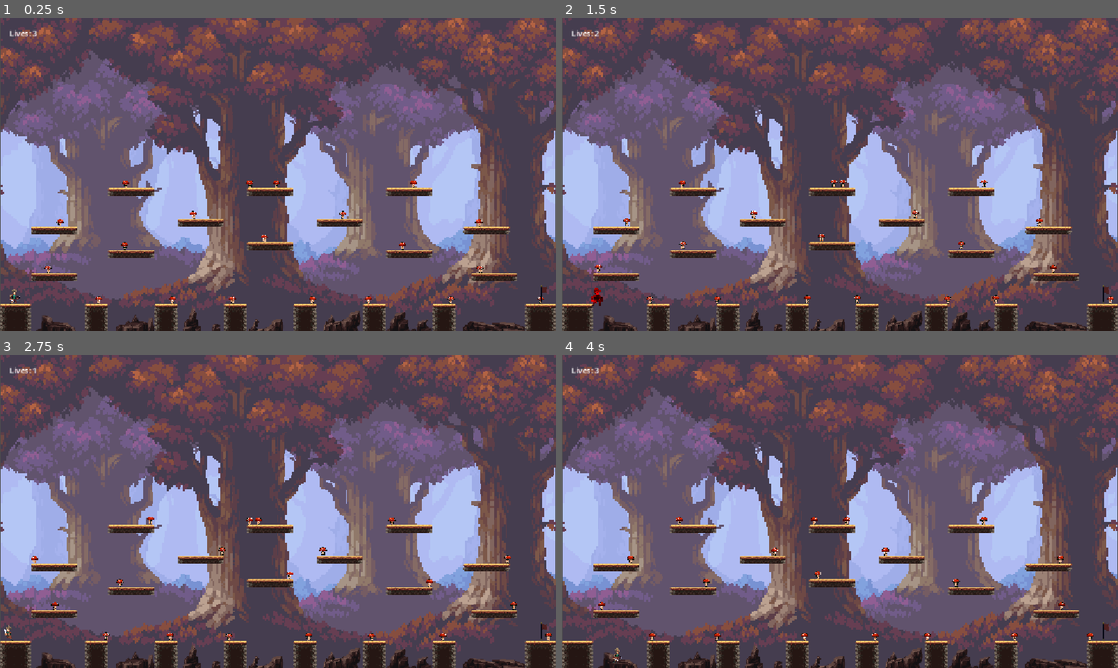
Above: before the commit, frames 1-4 (two rows, left to right).
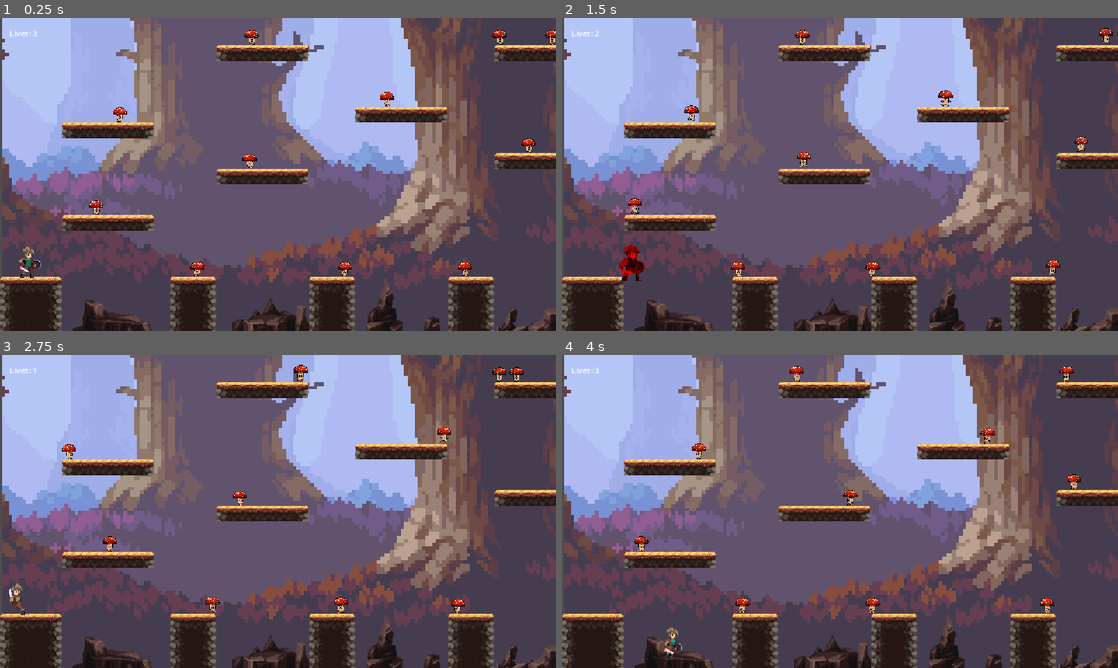
Above: after the commit, the same moments.

Repository: aidanrohm/Aidan-Rohm-Lab-IVGD
Game: Godot game, scene res://scenes/main.tscn
Same seed, same stepped clock (60 frames per second), same inputs: the game is played once before the commit and once after it.
Inputs:
- Up to frame 1 (0.25 s): no input
- Up to frame 2 (1.5 s): hold Right (ui_right) from 0.53 s (still down); tap Up (ui_up) at 0.77 s
- Up to frame 3 (2.75 s): tap Up (ui_up) at 1.52 s; release Right (ui_right) at 2.03 s; hold Left (ui_left) from 2.03 s (still down)
- Up to frame 4 (4 s): release Left (ui_left) at 2.78 s; hold Right (ui_right) from 2.78 s (still down); tap Up (ui_up) at 3.02, 3.77 s

The runs differ from the first frame. In frame 1, 83% of the frame differs, in the area x 0-100%, y 0-100%; in frame 2, 83%; in frame 3, 83%; in frame 4, 84%.

Commit message:
Camera functionality

Diff:
--- a/lab-3/scenes/main.tscn
+++ b/lab-3/scenes/main.tscn
@@ -2752,30 +2752,6 @@
 text = "Lives: 3
 "
 
-[node name="KillBox" type="Area2D" parent="."]
-script = ExtResource("7_tipki")
-respawn_point = NodePath("../RespawnPoint")
-
-[node name="CollisionShape2D" type="CollisionShape2D" parent="KillBox"]
-position = Vector2(577, 649)
-shape = SubResource("RectangleShape2D_tipki")
-
-[node name="RespawnPoint" type="Node2D" parent="."]
-position = Vector2(30, 575)
-
-[node name="RightBoundary" type="StaticBody2D" parent="." groups=["boundary"]]
-position = Vector2(100, 0)
-
-[node name="CollisionShape2D" type="CollisionShape2D" parent="RightBoundary"]
-position = Vector2(1052, 461.5)
-shape = SubResource("RectangleShape2D_choun")
-
-[node name="LeftBoundary" type="StaticBody2D" parent="." groups=["boundary"]]
-
-[node name="CollisionShape2D" type="CollisionShape2D" parent="LeftBoundary"]
-position = Vector2(-3, 479)
-shape = SubResource("RectangleShape2D_choun")
-
 [node name="BackgroundLayer1" type="Sprite2D" parent="."]
 texture_filter = 1
 position = Vector2(576.00006, 324.00003)
@@ -2794,6 +2770,33 @@
 scale = Vector2(3.59375, 3.6)
 texture = ExtResource("3_tbgi4")
 
+[node name="KillBox" type="Area2D" parent="."]
+script = ExtResource("7_tipki")
+respawn_point = NodePath("../RespawnPoint")
+
+[node name="CollisionShape2D" type="CollisionShape2D" parent="KillBox"]
+position = Vector2(577, 649)
+shape = SubResource("RectangleShape2D_tipki")
+
+[node name="RespawnPoint" type="Node2D" parent="."]
+position = Vector2(30, 575)
+
+[node name="Checkpoint" parent="." instance=ExtResource("11_ya4ey")]
+position = Vector2(1125, 580)
+
+[node name="RightBoundary" type="StaticBody2D" parent="." groups=["boundary"]]
+position = Vector2(100, 0)
+
+[node name="CollisionShape2D" type="CollisionShape2D" parent="RightBoundary"]
+position = Vector2(1052, 461.5)
+shape = SubResource("RectangleShape2D_choun")
+
+[node name="LeftBoundary" type="StaticBody2D" parent="." groups=["boundary"]]
+
+[node name="CollisionShape2D" type="CollisionShape2D" parent="LeftBoundary"]
+position = Vector2(-3, 479)
+shape = SubResource("RectangleShape2D_choun")
+
 [node name="Spikes" type="Node2D" parent="."]
 
 [node name="TileMap" type="TileMap" parent="Spikes"]
@@ -2876,6 +2879,3 @@
 [node name="AudioStreamPlayer2D" type="AudioStreamPlayer2D" parent="."]
 stream = ExtResource("8_tipki")
 autoplay = true
-
-[node name="Checkpoint" parent="." instance=ExtResource("11_ya4ey")]
-position = Vector2(1125, 580)
--- a/lab-3/scenes/mushroom.tscn
+++ b/lab-3/scenes/mushroom.tscn
@@ -12,8 +12,8 @@
 height = 18.0
 
 [sub_resource type="CapsuleShape2D" id="CapsuleShape2D_tipki"]
-radius = 27.0
-height = 54.0
+radius = 20.0
+height = 40.0
 
 [sub_resource type="CircleShape2D" id="CircleShape2D_6c3h1"]
 radius = 13.0
@@ -298,7 +298,7 @@
 position = Vector2(-50, -345)
 
 [node name="RadiusShape" type="CollisionShape2D" parent="DetectionArea"]
-position = Vector2(50, 331)
+position = Vector2(50, 338)
 shape = SubResource("CapsuleShape2D_tipki")
 
 [node name="Hitbox" type="Area2D" parent="." groups=["mushroom_hitbox"]]
--- a/lab-3/scenes/player.tscn
+++ b/lab-3/scenes/player.tscn
@@ -322,3 +322,10 @@
 
 [node name="AttackSound" type="AudioStreamPlayer2D" parent="."]
 stream = ExtResource("3_qhqgy")
+
+[node name="Camera2D" type="Camera2D" parent="."]
+zoom = Vector2(2, 2)
+limit_left = 0
+limit_top = 0
+limit_right = 1152
+limit_bottom = 648
Not shown, changed: .DS_Store
